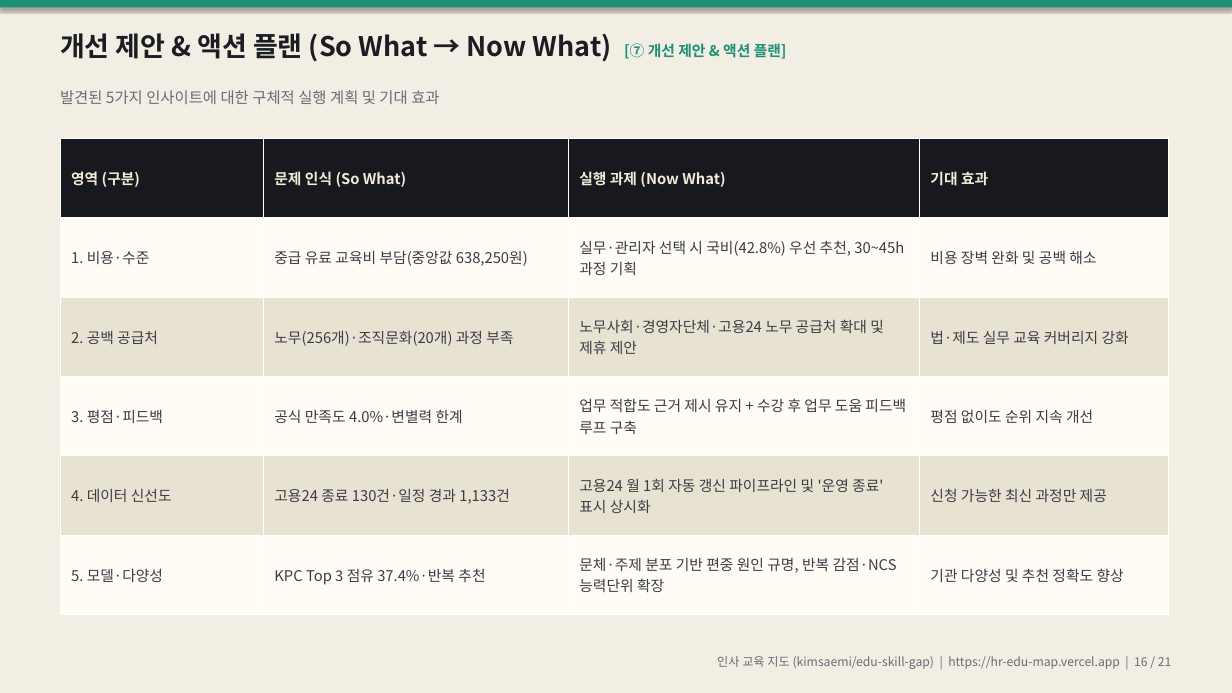
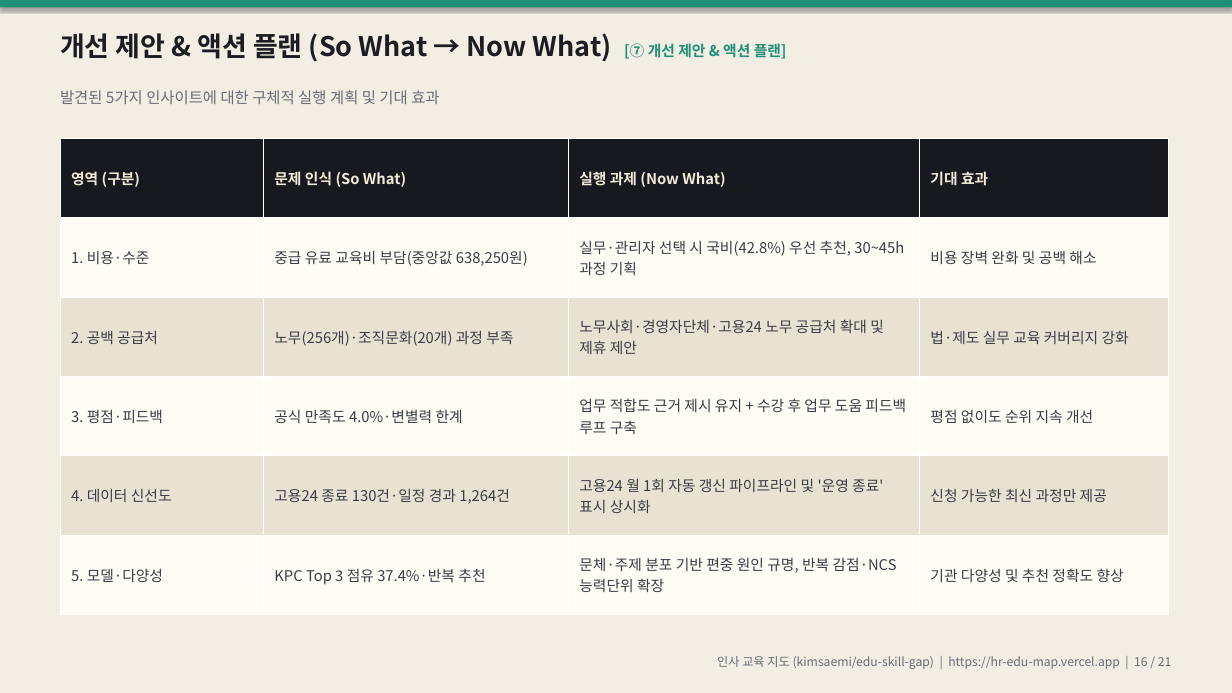
Before and after one commit to kimsaemi/edu-skill-gap, a slide deck: slide 16 of presentation/HR_교육지도_발표.pptx. Drawn at 1232x693 pixels with LibreOffice and Linux fonts; fonts in the diff are those of the drawing. Boxes give left, top, right and bottom in pixels: in the first picture for what was removed or moved away, otherwise in the second. Text is boxed around its words. In the diff, an @@ line names an element or a change of style, - is before the commit and + after.

```diff
--- a/presentation/HR_교육지도_발표.pptx
+++ b/presentation/HR_교육지도_발표.pptx
@@ table at [60, 139, 1169, 615] @@
-row 5, column 2: 고용24 종료 130건·일정 경과 1,133건
+row 5, column 2: 고용24 종료 130건·일정 경과 1,264건
```
Also in this commit, not shown: 6 other slides changed, 7 other files.
